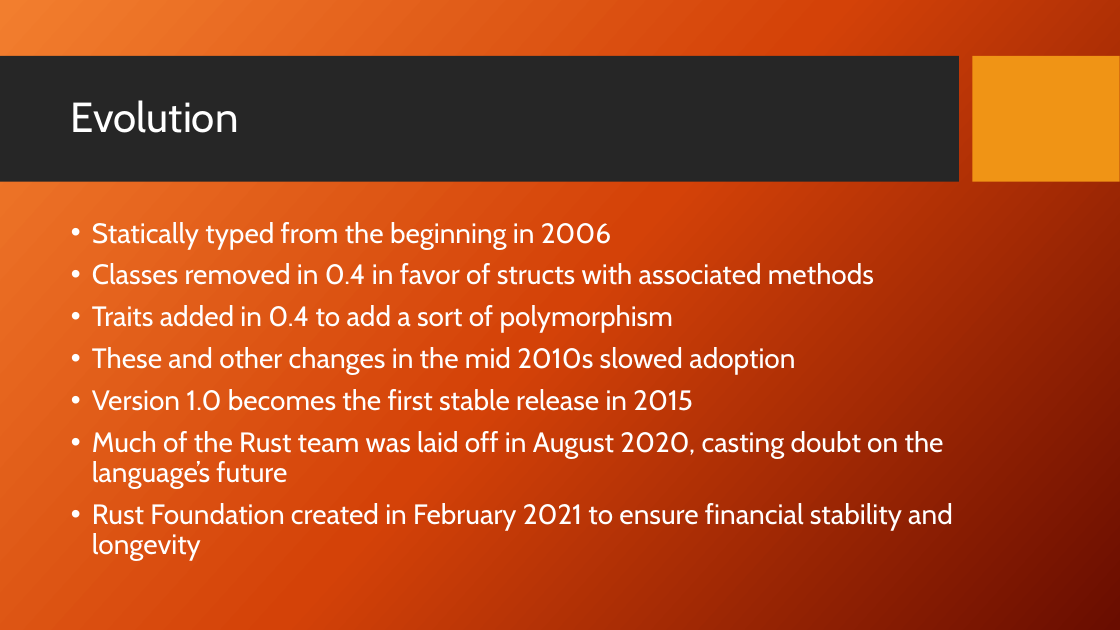
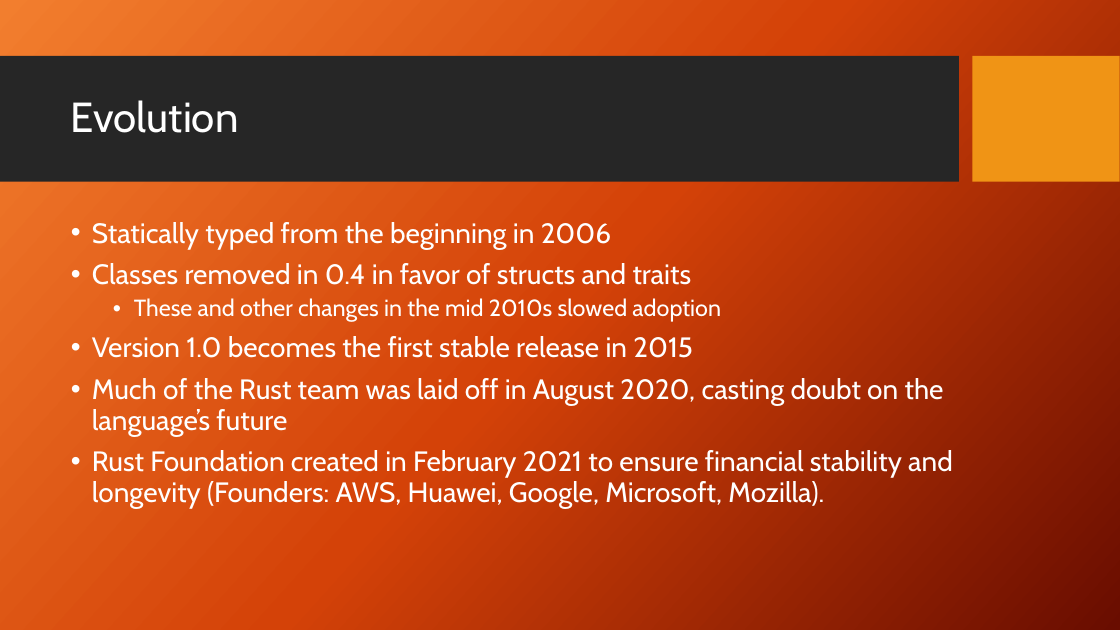
Before and after one commit to DaniloHP/csc372project1, a slide deck: slide 6 of Rust.pptx. Drawn at 1120x630 pixels with LibreOffice and Linux fonts; fonts in the diff are those of the drawing; background and template pictures are left out. Boxes give left, top, right and bottom in pixels: in the first picture for what was removed or moved away, otherwise in the second. Text is boxed around its words. In the diff, an @@ line names an element or a change of style, - is before the commit and + after.

Commit message:
rust pptx updated after first run through

```diff
--- a/Rust.pptx
+++ b/Rust.pptx
@@ text at (x1=92, y1=263, x2=692, y2=285): text changed @@
-• Classes removed in 0.4 in favor of structs with associated methods
-• Traits added in 0.4 to add a sort of polymorphism
+• Classes removed in 0.4 in favor of structs and traits
@@ text at (x1=134, y1=298, x2=721, y2=322): size 24 to 20 pt in "These and other changes in the mid ..."; list level 1 to 2 in "These and other changes in ..." @@
@@ text at (x1=92, y1=450, x2=953, y2=508): text changed @@
-• Rust Foundation created in February 2021 to ensure financial stability and longevity
+• Rust Foundation created in February 2021 to ensure financial stability and longevity (Founders: AWS, Huawei, Google, Microsoft, Mozilla).
```
Also in this commit, not shown: 14 other slides changed.
